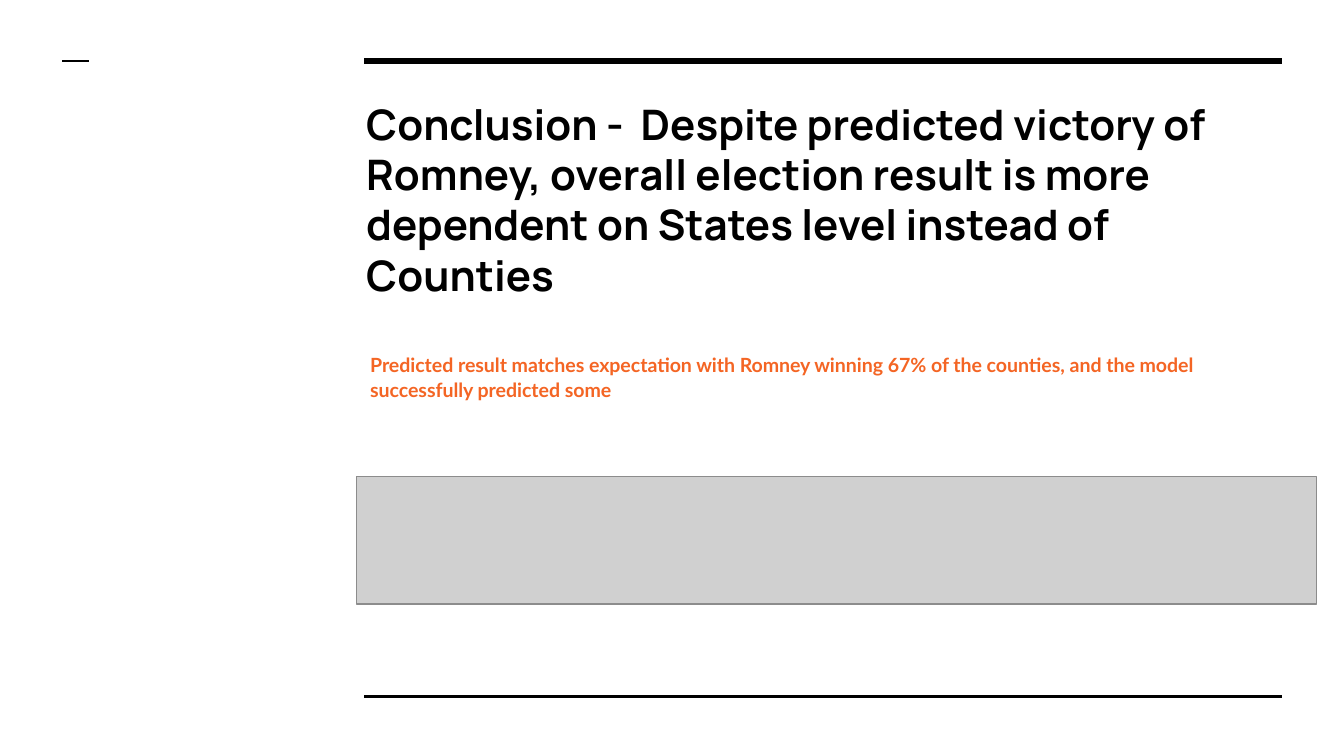
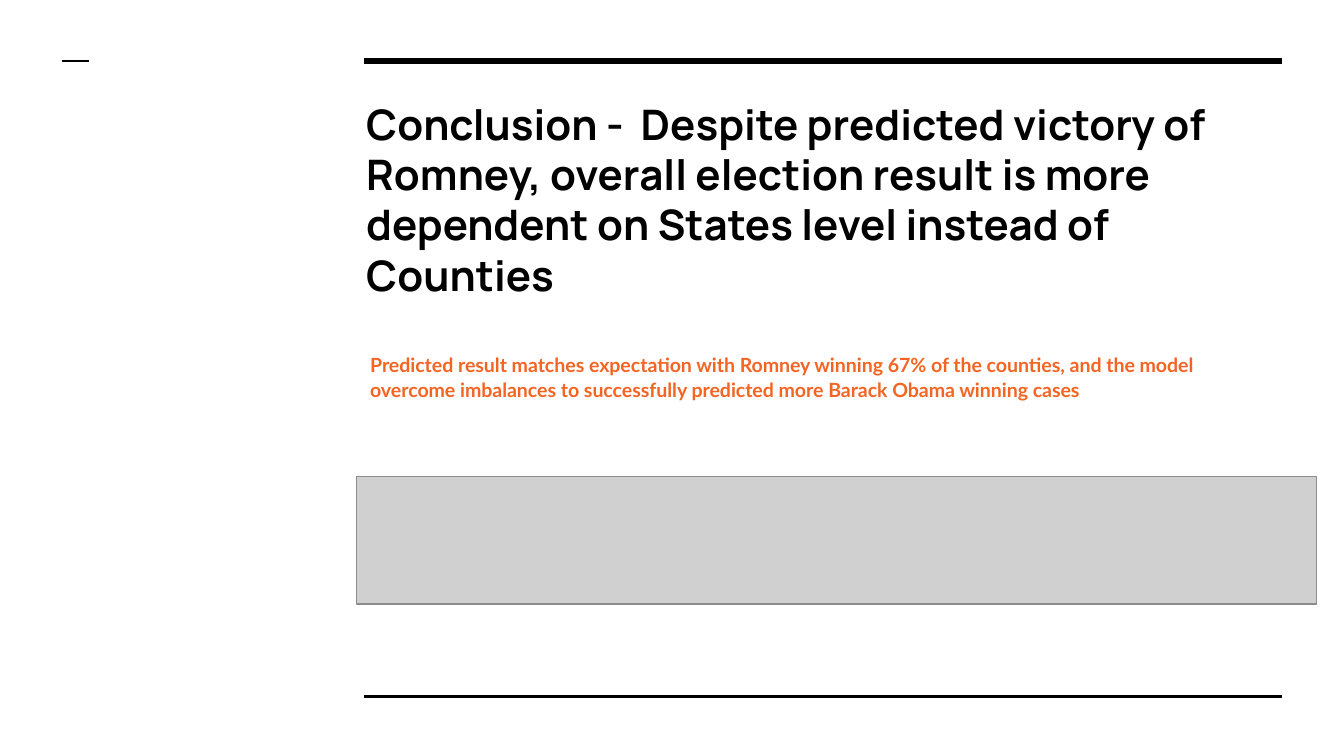
Before and after one commit to spencertse122/POTUS_Election_Forecast, a slide deck: slide 10 of 05_Performance.pptx. Drawn at 1344x756 pixels with LibreOffice and Linux fonts; fonts in the diff are those of the drawing; grey boxes stand for pictures. Boxes give left, top, right and bottom in pixels: in the first picture for what was removed or moved away, otherwise in the second. Text is boxed around its words. In the diff, an @@ line names an element or a change of style, - is before the commit and + after.

```diff
--- a/05_Performance.pptx
+++ b/05_Performance.pptx
@@ text at <box>370,357,1194,401</box>: text changed @@
-Predicted result matches expectation with Romney winning 67% of the counties, and the model successfully predicted some
+Predicted result matches expectation with Romney winning 67% of the counties, and the model overcome imbalances to successfully predicted more Barack Obama winning cases
```
Also in this commit, not shown: 1 other slide changed.
